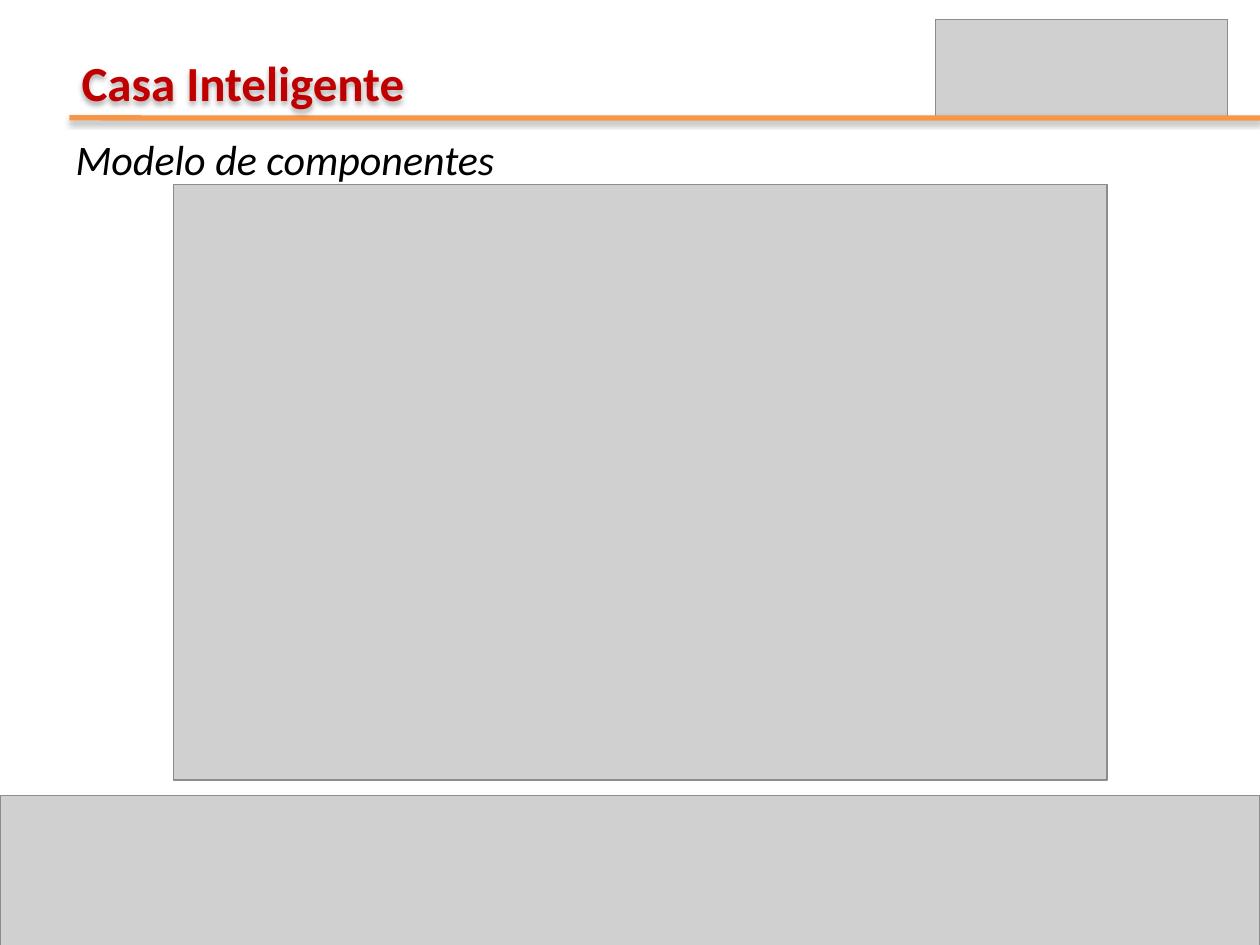
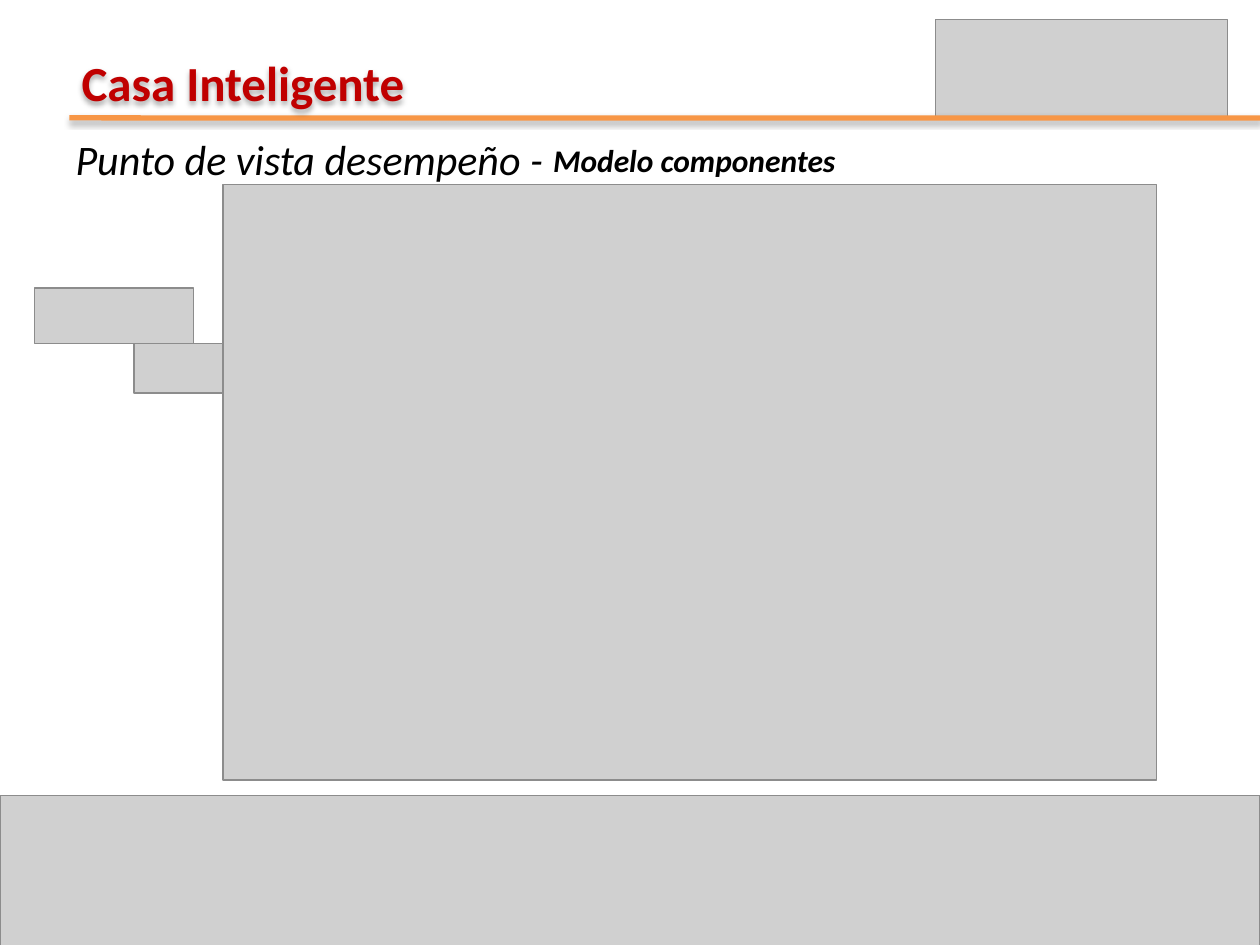
Before and after one commit to leseroth/ingenium-managment, a slide deck: slide 4 of CSOF5204 Arquitectura de Software/0609SegundaEntregaSAD.pptx. Drawn at 1260x945 pixels with LibreOffice and Linux fonts; fonts in the diff are those of the drawing; grey boxes stand for pictures. Boxes give left, top, right and bottom in pixels: in the first picture for what was removed or moved away, otherwise in the second. Text is boxed around its words. In the diff, an @@ line names an element or a change of style, - is before the commit and + after.

```diff
--- a/CSOF5204 Arquitectura de Software/0609SegundaEntregaSAD.pptx
+++ b/CSOF5204 Arquitectura de Software/0609SegundaEntregaSAD.pptx
@@ text at [76,145,521,185]: text changed @@
-Modelo de componentes
+Punto de vista desempeño -
@@ text added at [553,150,836,177], 18 pt, text #000000, bold, italic @@
+Modelo componentes
@@ picture: place and size @@
-picture at [174,185,1108,781]
+picture at [223,185,1157,781]
@@ picture added at [35,289,194,344] @@
@@ picture added at [134,344,223,393] @@
```
Also in this commit, not shown: 6 other slides changed, 5 slides added, 4 slides removed.
